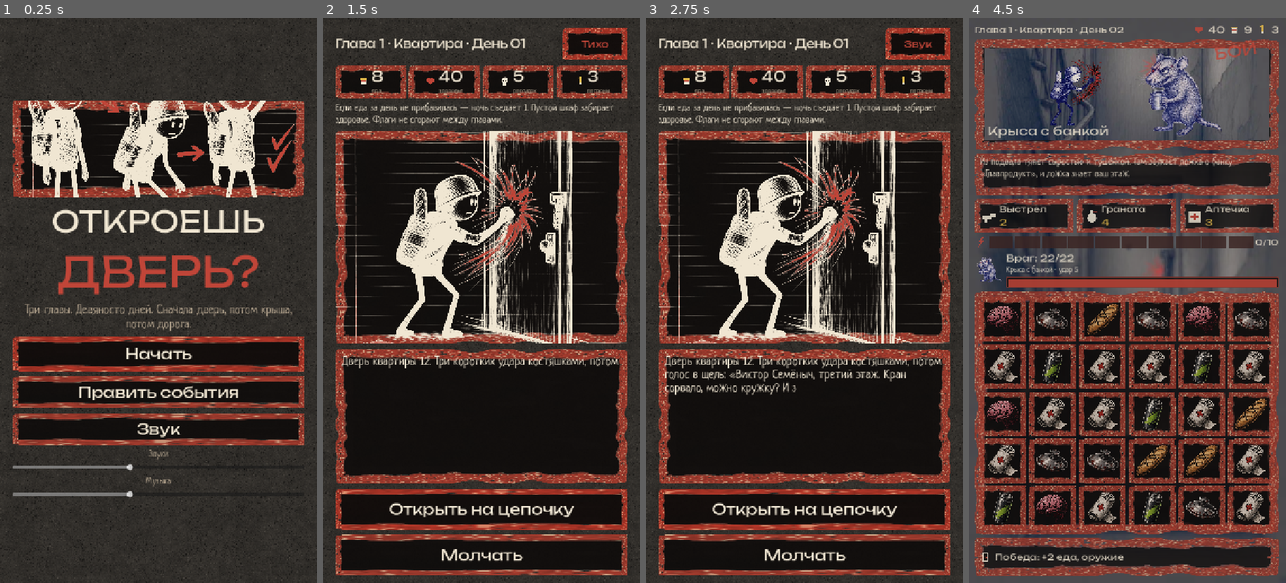
Above: before the commit, frames 1-4 (left to right).
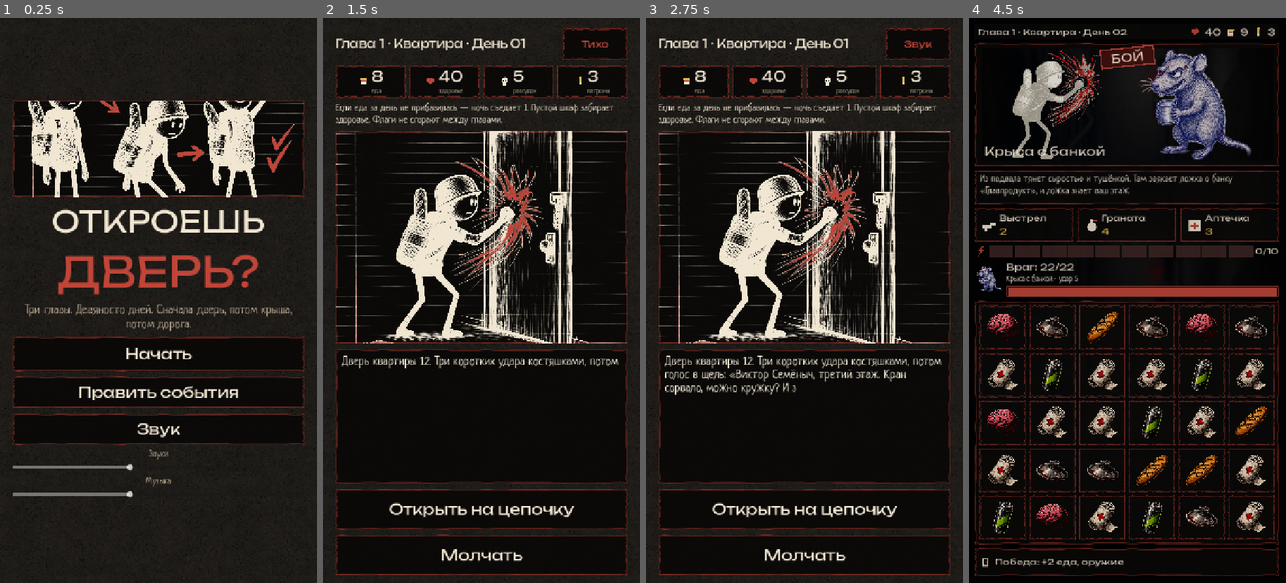
Above: after the commit, the same moments.

Repository: DmitriiGame/garlic_games
Game: Godot game, scene res://scenes/main.tscn
The game is run twice, just before and just after one commit, with the same random seed, the same clock (stepped at 60 frames per second) and the same inputs. Sound files missing from this copy of the repository are replaced by a short silence.
Inputs:
- Up to frame 1 (0.25 s): no input
- Up to frame 2 (1.5 s): click "Начать" at 0.5 s; click "Звук" at 1.25 s
- Up to frame 3 (2.75 s): click "Тихо" at 2 s
- Up to frame 4 (4.5 s): click "Открыть на цепочку" at 2.75 s; click "Дальше" at 3.5 s; click "Спуститься с фонарём" at 4.25 s

The runs differ from the first frame. In frame 1, 10% of the frame differs, in the area x 0-100%, y 0-100%; in frame 2, 17%; in frame 3, 17%; in frame 4, 79%.

Commit message:
Darken the fight and thin the frames back toward the concept.
The page is near-black, panel lines are a thin rust hairline, and the hero fills the left of the card in cream ink. Background layers ignore the pointer so a touch swipe still lands on the board.

Co-authored-by: DmitriiGame <DmitriiGame@users.noreply.github.com>

Diff:
--- a/door/scripts/battle_view.gd
+++ b/door/scripts/battle_view.gd
@@ -51,6 +51,7 @@
 
 func setup(display_font: Font, body_font: Font) -> void:
 	set_anchors_preset(Control.PRESET_FULL_RECT)
+	mouse_filter = Control.MOUSE_FILTER_IGNORE
 	display = display_font
 	body = body_font
 	scene_bg = TextureRect.new()
@@ -60,16 +61,18 @@
 	scene_bg.mouse_filter = Control.MOUSE_FILTER_IGNORE
 	var blur := ShaderMaterial.new()
 	blur.shader = preload("res://shaders/scene_blur.gdshader")
-	blur.set_shader_parameter("darkness", 0.9)
-	blur.set_shader_parameter("blur_px", 2.0)
+	blur.set_shader_parameter("darkness", 0.22)
+	blur.set_shader_parameter("blur_px", 2.4)
 	scene_bg.material = blur
 	add_child(scene_bg)
 	var margin := MarginContainer.new()
+	margin.mouse_filter = Control.MOUSE_FILTER_IGNORE
 	margin.set_anchors_preset(Control.PRESET_FULL_RECT)
 	for side in ["left", "right", "top", "bottom"]:
 		margin.add_theme_constant_override("margin_" + side, 14)
 	add_child(margin)
 	var box := VBoxContainer.new()
+	box.mouse_filter = Control.MOUSE_FILTER_IGNORE
 	box.add_theme_constant_override("separation", 8)
 	box.size_flags_horizontal = Control.SIZE_EXPAND_FILL
 	box.size_flags_vertical = Control.SIZE_EXPAND_FILL
@@ -96,20 +99,23 @@
 
 func _story_card() -> Control:
 	var card := Panel.new()
-	card.custom_minimum_size = Vector2(0, 250)
+	card.custom_minimum_size = Vector2(0, 280)
+	card.mouse_filter = Control.MOUSE_FILTER_IGNORE
 	card.size_flags_vertical = Control.SIZE_SHRINK_BEGIN
 	card.add_theme_stylebox_override("panel", preload("res://scripts/chalk_style.gd").panel(8))
 	card.clip_contents = true
 	var inner := VBoxContainer.new()
 	inner.set_anchors_preset(Control.PRESET_FULL_RECT)
-	inner.offset_left = 18
-	inner.offset_top = 16
-	inner.offset_right = -16
-	inner.offset_bottom = -16
+	inner.mouse_filter = Control.MOUSE_FILTER_IGNORE
+	inner.offset_left = 10
+	inner.offset_top = 8
+	inner.offset_right = -8
+	inner.offset_bottom = -8
 	inner.add_theme_constant_override("separation", 6)
 	card.add_child(inner)
 	var art := Control.new()
-	art.custom_minimum_size = Vector2(0, 210)
+	art.custom_minimum_size = Vector2(0, 248)
+	art.mouse_filter = Control.MOUSE_FILTER_IGNORE
 	art.size_flags_vertical = Control.SIZE_EXPAND_FILL
 	art.clip_contents = false
 	inner.add_child(art)
@@ -134,14 +140,14 @@
 	card_scene.mouse_filter = Control.MOUSE_FILTER_IGNORE
 	var card_blur := ShaderMaterial.new()
 	card_blur.shader = preload("res://shaders/scene_blur.gdshader")
-	card_blur.set_shader_parameter("darkness", 1.0)
-	card_blur.set_shader_parameter("blur_px", 0.8)
+	card_blur.set_shader_parameter("darkness", 0.34)
+	card_blur.set_shader_parameter("blur_px", 1.6)
 	card_scene.material = card_blur
 	art.add_child(card_scene)
-	photo.anchor_left = 0.38
-	photo.anchor_right = 0.98
-	photo.anchor_top = 0.04
-	photo.anchor_bottom = 0.96
+	photo.anchor_left = 0.46
+	photo.anchor_right = 1.0
+	photo.anchor_top = 0.0
+	photo.anchor_bottom = 1.0
 	photo.offset_left = 0
 	photo.offset_top = 0
 	photo.offset_right = 0
@@ -149,13 +155,13 @@
 	art.add_child(photo)
 	hero_figure = TextureRect.new()
 	hero_figure.anchor_left = 0.0
-	hero_figure.anchor_right = 0.62
-	hero_figure.anchor_top = 0.02
-	hero_figure.anchor_bottom = 0.98
-	hero_figure.offset_left = 8
-	hero_figure.offset_top = 0
+	hero_figure.anchor_right = 0.52
+	hero_figure.anchor_top = 0.0
+	hero_figure.anchor_bottom = 1.0
+	hero_figure.offset_left = 2
+	hero_figure.offset_top = 4
 	hero_figure.offset_right = 0
-	hero_figure.offset_bottom = 0
+	hero_figure.offset_bottom = -4
 	hero_figure.expand_mode = TextureRect.EXPAND_IGNORE_SIZE
 	hero_figure.stretch_mode = TextureRect.STRETCH_KEEP_ASPECT_CENTERED
 	hero_figure.mouse_filter = Control.MOUSE_FILTER_IGNORE
@@ -169,22 +175,43 @@
 	card_name.offset_bottom = -8
 	card_name.mouse_filter = Control.MOUSE_FILTER_IGNORE
 	art.add_child(card_name)
-	var stamp := _line("БОЙ", 36, display)
-	stamp.add_theme_color_override("font_color", Palette.MARKER)
-	stamp.set_anchors_preset(Control.PRESET_TOP_RIGHT)
-	stamp.offset_left = -210
-	stamp.offset_top = 6
-	stamp.offset_right = -36
-	stamp.offset_bottom = 56
-	stamp.rotation_degrees = -8
-	stamp.horizontal_alignment = HORIZONTAL_ALIGNMENT_RIGHT
-	stamp.mouse_filter = Control.MOUSE_FILTER_IGNORE
-	art.add_child(stamp)
+	var badge := Panel.new()
+	badge.mouse_filter = Control.MOUSE_FILTER_IGNORE
+	badge.anchor_left = 0.5
+	badge.anchor_right = 0.5
+	badge.offset_left = -62
+	badge.offset_right = 62
+	badge.offset_top = 2
+	badge.offset_bottom = 46
+	badge.pivot_offset = Vector2(62, 22)
+	badge.rotation_degrees = -6
+	var stamp_style := StyleBoxFlat.new()
+	stamp_style.bg_color = Color(0.28, 0.06, 0.05, 0.94)
+	stamp_style.border_color = Color("c04538")
+	stamp_style.set_border_width_all(3)
+	badge.add_theme_stylebox_override("panel", stamp_style)
+	var stamp := _line("БОЙ", 28, display)
+	stamp.add_theme_color_override("font_color", Palette.PAPER_ON_INK)
+	stamp.horizontal_alignment = HORIZONTAL_ALIGNMENT_CENTER
+	stamp.vertical_alignment = VERTICAL_ALIGNMENT_CENTER
+	stamp.set_anchors_preset(Control.PRESET_FULL_RECT)
+	badge.add_child(stamp)
+	art.add_child(badge)
 	return card
 
 
 func _top_bar() -> Control:
+	var strip := PanelContainer.new()
+	strip.mouse_filter = Control.MOUSE_FILTER_IGNORE
+	var dark := StyleBoxFlat.new()
+	dark.bg_color = Color("0a0908")
+	dark.content_margin_left = 8
+	dark.content_margin_right = 8
+	dark.content_margin_top = 4
+	dark.content_margin_bottom = 4
+	strip.add_theme_stylebox_override("panel", dark)
 	var row := HBoxContainer.new()
+	row.mouse_filter = Control.MOUSE_FILTER_IGNORE
 	row.add_theme_constant_override("separation", 8)
 	header = _single_line("", 20)
 	header.size_flags_horizontal = Control.SIZE_EXPAND_FILL
@@ -200,13 +227,15 @@
 	row.add_child(_icon("res://art/ui/stat_ammo.png"))
 	ammo_label = _single_line("0", 22)
 	row.add_child(ammo_label)
-	return row
+	strip.add_child(row)
+	return strip
 
 
 func _text_box() -> Control:
 	var panel := Panel.new()
 	panel.add_theme_stylebox_override("panel", preload("res://scripts/chalk_style.gd").panel(12))
-	panel.custom_minimum_size = Vector2(0, 96)
+	panel.mouse_filter = Control.MOUSE_FILTER_IGNORE
+	panel.custom_minimum_size = Vector2(0, 78)
 	story = _line("", 22, body)
 	story.max_lines_visible = 2
 	story.set_anchors_preset(Control.PRESET_FULL_RECT)
@@ -220,7 +249,8 @@
 
 func _reward_bar() -> Control:
 	var panel := Panel.new()
-	panel.custom_minimum_size = Vector2(0, 88)
+	panel.mouse_filter = Control.MOUSE_FILTER_IGNORE
+	panel.custom_minimum_size = Vector2(0, 64)
 	panel.add_theme_stylebox_override("panel", preload("res://scripts/chalk_style.gd").panel(10))
 	var row := HBoxContainer.new()
 	row.set_anchors_preset(Control.PRESET_FULL_RECT)
--- a/door/scripts/chalk_style.gd
+++ b/door/scripts/chalk_style.gd
@@ -5,19 +5,19 @@
 const CELL := "res://art/ui/frame_cell.png"
 
 
-static func panel(pad: int = 16) -> StyleBoxTexture:
-	return _box(FRAME, 40, pad, Color.WHITE)
+static func panel(pad: int = 10) -> StyleBoxTexture:
+	return _box(FRAME, 10, pad, Color.WHITE)
 
 
-static func button(pad: int = 12) -> StyleBoxTexture:
-	return _box(CELL, 16, pad, Color.WHITE)
+static func button(pad: int = 8) -> StyleBoxTexture:
+	return _box(CELL, 10, pad, Color.WHITE)
 
 
 static func cell(hot: bool, cursed: bool) -> StyleBoxTexture:
 	var tint := Color.WHITE
 	if hot or cursed:
-		tint = Color(1.28, 0.7, 0.64)
-	return _box(CELL, 16, 2, tint)
+		tint = Color(1.12, 0.86, 0.82)
+	return _box(CELL, 10, 2, tint)
 
 
 static func _box(path: String, margin: int, pad: int, tint: Color) -> StyleBoxTexture:
--- a/door/shaders/scene_blur.gdshader
+++ b/door/shaders/scene_blur.gdshader
@@ -1,7 +1,7 @@
 shader_type canvas_item;
 
-uniform float darkness : hint_range(0.0, 1.0) = 0.5;
-uniform float blur_px : hint_range(0.0, 8.0) = 2.5;
+uniform float darkness : hint_range(0.0, 1.0) = 0.28;
+uniform float blur_px : hint_range(0.0, 8.0) = 2.2;
 
 void fragment() {
 	vec2 px = vec2(blur_px) / vec2(textureSize(TEXTURE, 0));
@@ -14,6 +14,9 @@
 			weight += w;
 		}
 	}
-	vec3 lifted = pow(max(col / weight, vec3(0.0)), vec3(0.55));
-	COLOR = vec4(lifted * darkness, 1.0);
+	col /= weight;
+	vec2 q = UV * 2.0 - 1.0;
+	float vig = smoothstep(0.15, 1.05, length(q * vec2(0.85, 1.05)));
+	col *= mix(1.0, 0.2, vig);
+	COLOR = vec4(col * darkness, 1.0);
 }
Binary file changed: door/art/tiles/baguette.png
Binary file changed: door/art/tiles/bandage.png
Binary file changed: door/art/tiles/brains.png
Binary file changed: door/art/tiles/crowbar.png
Binary file changed: door/art/tiles/energy_drink.png
Binary file changed: door/art/tiles/pan.png
Binary file changed: door/art/tiles/pot_lid.png
Binary file changed: door/art/tiles/rifle_ammo.png
Binary file changed: door/art/ui/concrete.png
Binary file changed: door/art/ui/frame_cell.png
Binary file changed: door/art/ui/frame_chalk.png
Binary file changed: door/art/ui/hero_fight.png
